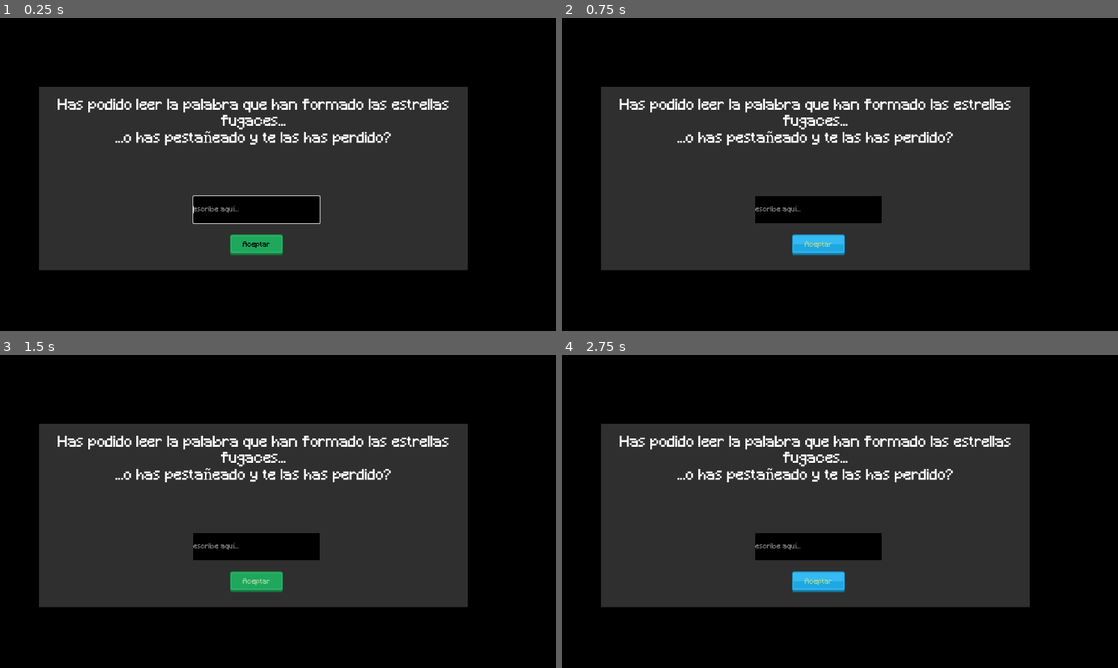
Above: before the commit, frames 1-4 (two rows, left to right).
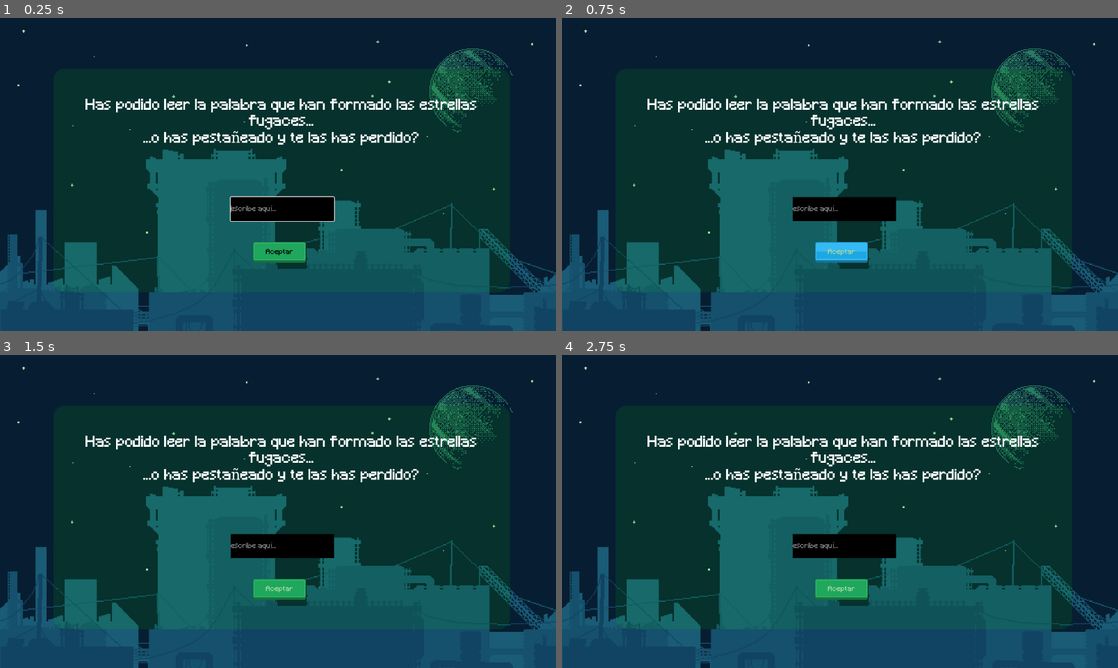
Above: after the commit, the same moments.

Repository: DEVizzent/mermelada-jam-2023
Game: Godot game, scene res://TypeWordAtEnd/type_word_at_end.tscn
Two runs of this game, one before a commit and one after it. Both use one fixed random seed, a clock stepped at 60 frames per second and the inputs below. This scene is started directly instead of the project's main scene.
Inputs (mouse positions are in pixels of both pictures, inside the frame that each line leads up to):
- Up to frame 1 (0.25 s): no input
- Up to frame 2 (0.75 s): click "Aceptar" at 0.5 s
- Up to frame 3 (1.5 s): tap Enter (ui_accept) at 1.25 s; move the mouse to (400, 495) at 1.27 s; hold Right (ui_right) from 1.28 s (still down); click (400, 495) at 1.42 s
- Up to frame 4 (2.75 s): tap Enter (ui_accept) at 1.52, 2 s; release Right (ui_right) at 2 s; drag from (728, 527) to (812, 574) at 2.02 s

The runs differ from the first frame. In frame 1, 98% of the frame differs, in the area x 0-100%, y 0-100%; in frame 2, 98%; in frame 3, 98%; in frame 4, 98%.

Commit message:
un poco d estilo a la pantalla de typeword

Diff:
--- a/TypeWordAtEnd/type_word_at_end.gd
+++ b/TypeWordAtEnd/type_word_at_end.gd
@@ -1,6 +1,6 @@
 extends Node2D
 
-@onready var line_text : LineEdit = $LineEdit
+@onready var line_text : LineEdit = $TextureRect/LineEdit
 
 func _ready():
 	line_text.grab_focus()
--- a/TypeWordAtEnd/type_word_at_end.tscn
+++ b/TypeWordAtEnd/type_word_at_end.tscn
@@ -1,53 +1,89 @@
-[gd_scene load_steps=5 format=3 uid="uid://8l4e0feev8ra"]
+[gd_scene load_steps=7 format=3 uid="uid://8l4e0feev8ra"]
 
 [ext_resource type="Script" path="res://TypeWordAtEnd/type_word_at_end.gd" id="1_c8wdt"]
 [ext_resource type="Theme" uid="uid://cqwidxi43kv5d" path="res://ButtonTheme/new_theme1.tres" id="2_c31vg"]
+[ext_resource type="Texture2D" uid="uid://ccxvwsthy6mhk" path="res://Inicio/Background.png" id="2_ltl4i"]
+
+[sub_resource type="StyleBoxFlat" id="StyleBoxFlat_e0866"]
+bg_color = Color(0, 0.968627, 0, 0.0901961)
+corner_radius_top_left = 25
+corner_radius_top_right = 25
+corner_radius_bottom_right = 25
+corner_radius_bottom_left = 25
+
+[sub_resource type="StyleBoxFlat" id="StyleBoxFlat_jaljn"]
+bg_color = Color(0, 0, 0, 1)
 
 [sub_resource type="LabelSettings" id="LabelSettings_qclgm"]
 line_spacing = 3.055
 font_size = 33
-
-[sub_resource type="StyleBoxFlat" id="StyleBoxFlat_jaljn"]
-bg_color = Color(0, 0, 0, 1)
 
 [node name="CanvasLayer" type="CanvasLayer"]
 
 [node name="TypeWordAtEnd" type="Node2D" parent="."]
 script = ExtResource("1_c8wdt")
 
-[node name="ColorRect" type="ColorRect" parent="TypeWordAtEnd"]
-offset_left = 90.0
-offset_top = 158.0
-offset_right = 1077.0
-offset_bottom = 580.0
-color = Color(0.184314, 0.184314, 0.184314, 1)
+[node name="Background" type="Sprite2D" parent="TypeWordAtEnd"]
+position = Vector2(641.5, 363.5)
+scale = Vector2(2.22743, 2.24383)
+texture = ExtResource("2_ltl4i")
 
-[node name="Label" type="Label" parent="TypeWordAtEnd"]
-offset_left = 93.0
-offset_top = 186.0
-offset_right = 1075.0
-offset_bottom = 320.0
+[node name="TextureRect" type="Panel" parent="TypeWordAtEnd"]
+anchors_preset = 8
+anchor_left = 0.5
+anchor_top = 0.5
+anchor_right = 0.5
+anchor_bottom = 0.5
+offset_left = 123.0
+offset_top = 117.0
+offset_right = 1174.0
+offset_bottom = 631.0
+grow_horizontal = 2
+grow_vertical = 2
+theme_override_styles/panel = SubResource("StyleBoxFlat_e0866")
+
+[node name="LineEdit" type="LineEdit" parent="TypeWordAtEnd/TextureRect"]
+layout_mode = 1
+anchors_preset = 8
+anchor_left = 0.5
+anchor_top = 0.5
+anchor_right = 0.5
+anchor_bottom = 0.5
+offset_left = -117.5
+offset_top = 38.0
+offset_right = 120.5
+offset_bottom = 93.0
+grow_horizontal = 2
+grow_vertical = 2
+theme_override_styles/normal = SubResource("StyleBoxFlat_jaljn")
+placeholder_text = "escribe aquí..."
+
+[node name="Button" type="Button" parent="TypeWordAtEnd/TextureRect"]
+layout_mode = 1
+anchors_preset = 8
+anchor_left = 0.5
+anchor_top = 0.5
+anchor_right = 0.5
+anchor_bottom = 0.5
+offset_left = -65.5
+offset_top = 141.0
+offset_right = 55.5
+offset_bottom = 189.0
+grow_horizontal = 2
+grow_vertical = 2
+theme = ExtResource("2_c31vg")
+text = "Aceptar"
+
+[node name="Label" type="Label" parent="TypeWordAtEnd/TextureRect"]
+offset_left = 4.0
+offset_top = 69.0
+offset_right = 1046.0
+offset_bottom = 203.0
 text = "Has podido leer la palabra que han formado las estrellas fugaces...
 ...o has pestañeado y te las has perdido?"
 label_settings = SubResource("LabelSettings_qclgm")
 horizontal_alignment = 1
 autowrap_mode = 3
 
-[node name="Button" type="Button" parent="TypeWordAtEnd"]
-offset_left = 530.0
-offset_top = 498.0
-offset_right = 651.0
-offset_bottom = 546.0
-theme = ExtResource("2_c31vg")
-text = "Aceptar"
-
-[node name="LineEdit" type="LineEdit" parent="TypeWordAtEnd"]
-offset_left = 445.0
-offset_top = 410.0
-offset_right = 736.0
-offset_bottom = 472.0
-theme_override_styles/normal = SubResource("StyleBoxFlat_jaljn")
-placeholder_text = "escribe aquí..."
-
-[connection signal="pressed" from="TypeWordAtEnd/Button" to="TypeWordAtEnd" method="_on_button_pressed"]
-[connection signal="text_submitted" from="TypeWordAtEnd/LineEdit" to="TypeWordAtEnd" method="_on_line_edit_text_submitted"]
+[connection signal="text_submitted" from="TypeWordAtEnd/TextureRect/LineEdit" to="TypeWordAtEnd" method="_on_line_edit_text_submitted"]
+[connection signal="pressed" from="TypeWordAtEnd/TextureRect/Button" to="TypeWordAtEnd" method="_on_button_pressed"]
